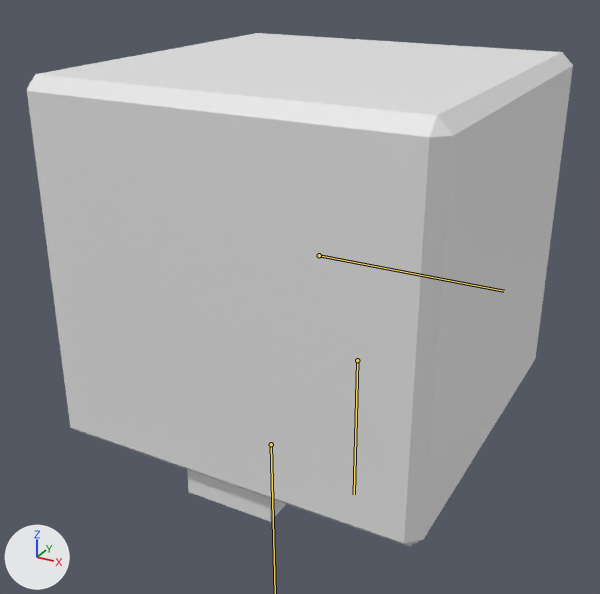
Before and after pictures for a commit that changed the glTF model blender/player.glb.
Before and after are seen from a camera (50 mm lens) standing at (1.91, -3.68, 1.58) and looking at (-0.05, -0.13, -0.2). Arrows for +X, +Y and +Z are at lower left; the lights stay in place. The bones that bend it are drawn over the model as lines.

The first picture shows 'Player'.
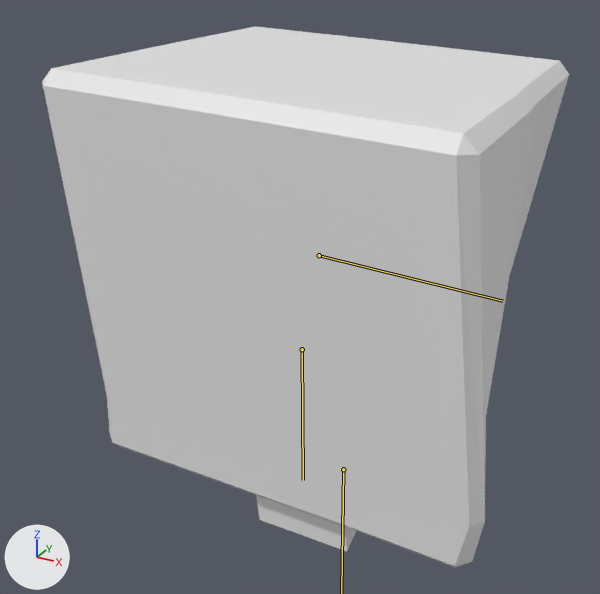
The newer file adds an action. The first version stands in its rest pose; the second is drawn at frame 16 of the action 'walk'.

Where the change shows, as pixel boxes [x1, y1, x2, y2] in the pictures (600 x 594 px):
'Player', posed: before [27, 33, 573, 546]; after [42, 26, 569, 568]
bone 'Bone', root to tip: before (319, 255) to (504, 291); after (319, 255) to (503, 301)
bone 'Bone.002', root to tip: before (357, 360) to (354, 494); after (302, 349) to (303, 480)

The edits, one by one:
Bone 'Bone' (bone_bone) turns from (0, 0, 0) to (0, 0, -3) degrees about its own x, y and z.
Bone 'Bone.001' (bone_bone_001) moves from (0.0, 0.0, 0.0) to (-0.423, 0.011, 0.0).
Bone 'Bone.002' (bone_bone_002) moves from (0.0, 0.0, 0.0) to (0.395, 0.02, 0.0).
